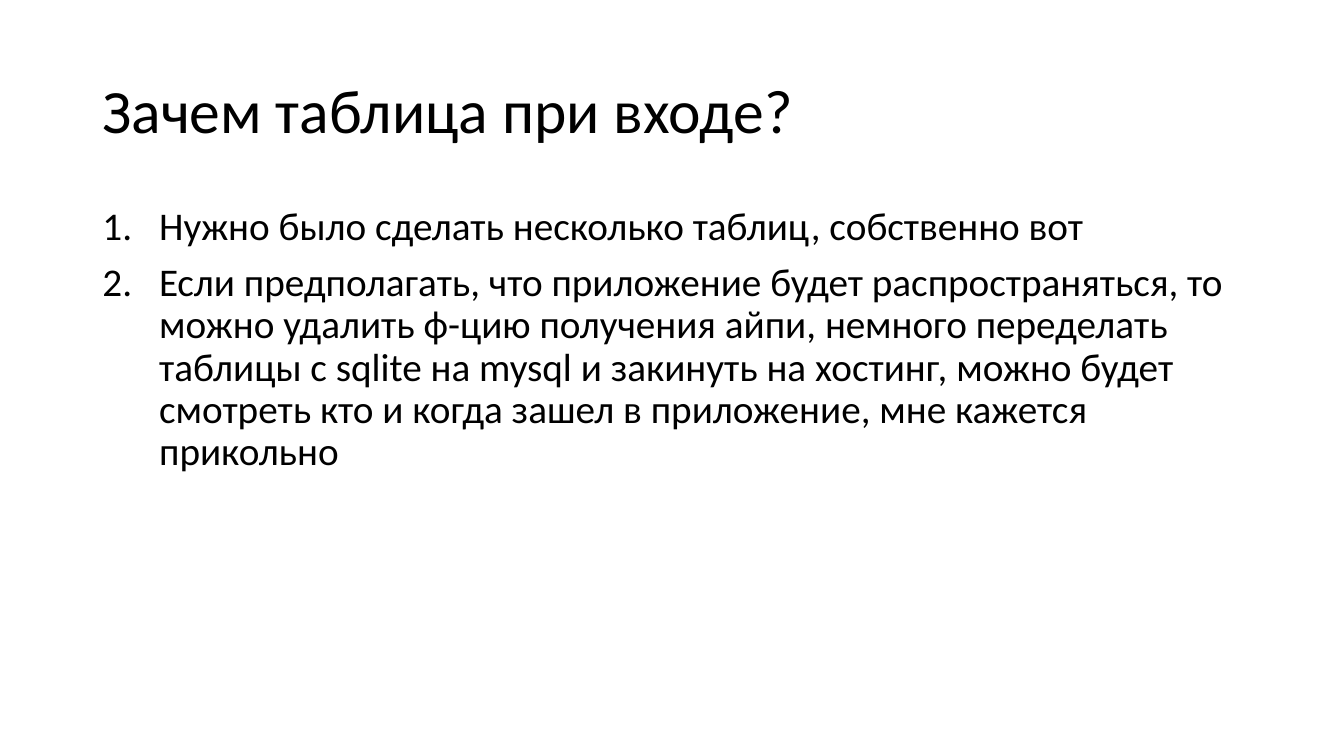
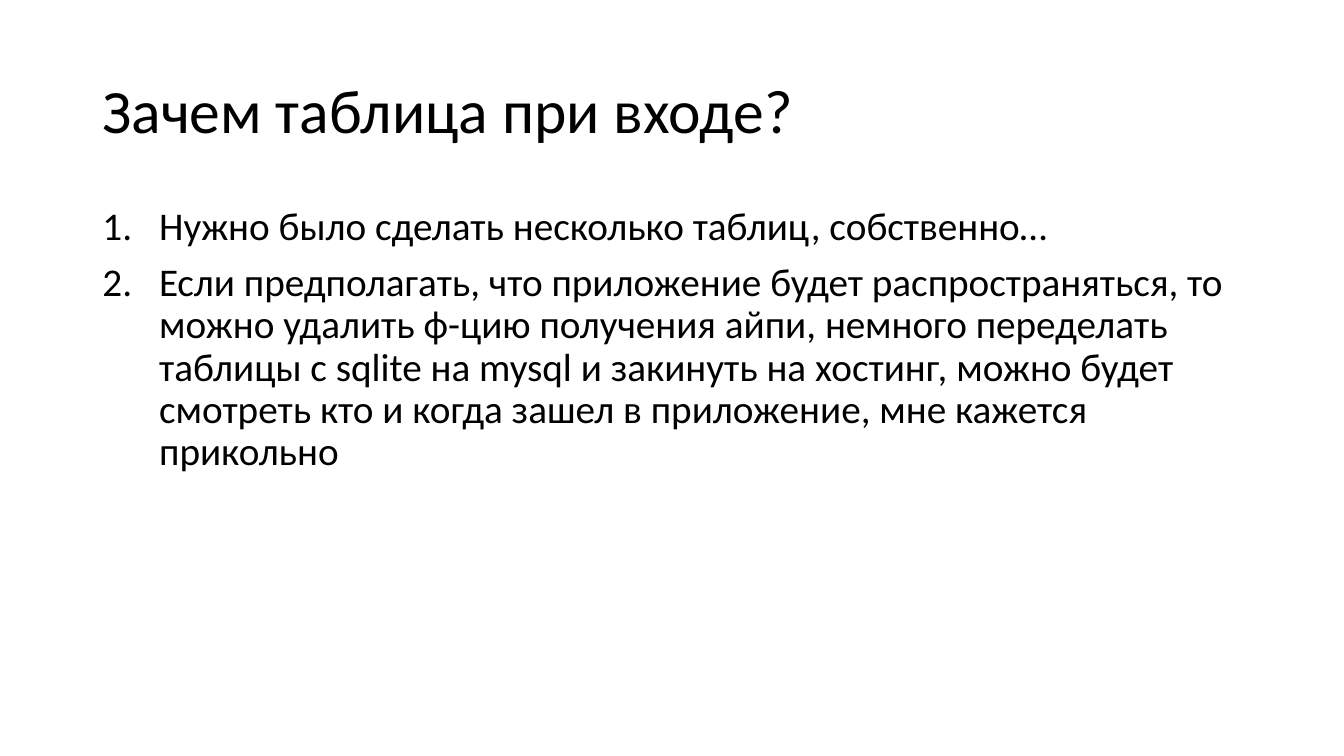
Before and after one commit to aNOOBisTheGod/yandex-lyceum-qt, a slide deck: slide 11 of presentation.pptx (slide 6 before the commit). Drawn at 1344x756 pixels with LibreOffice and Linux fonts; fonts in the diff are those of the drawing. Boxes give left, top, right and bottom in pixels: in the first picture for what was removed or moved away, otherwise in the second. Text is boxed around its words. In the diff, an @@ line names an element or a change of style, - is before the commit and + after.

```diff
--- a/presentation.pptx
+++ b/presentation.pptx
@@ text at box(159, 213, 1047, 247): text changed @@
-1. Нужно было сделать несколько таблиц, собственно вот
+1. Нужно было сделать несколько таблиц, собственно…
```
Also in this commit, not shown: 2 other slides changed, 5 slides added, 16 other files.
